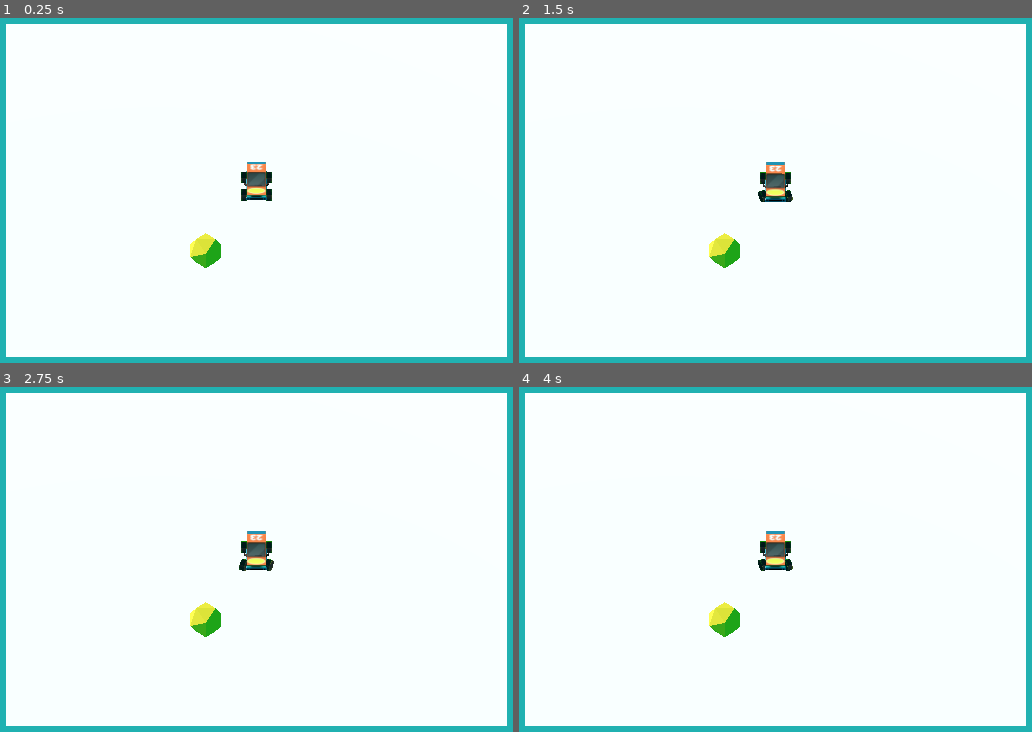
Above: before the commit, frames 1-4 (two rows, left to right).
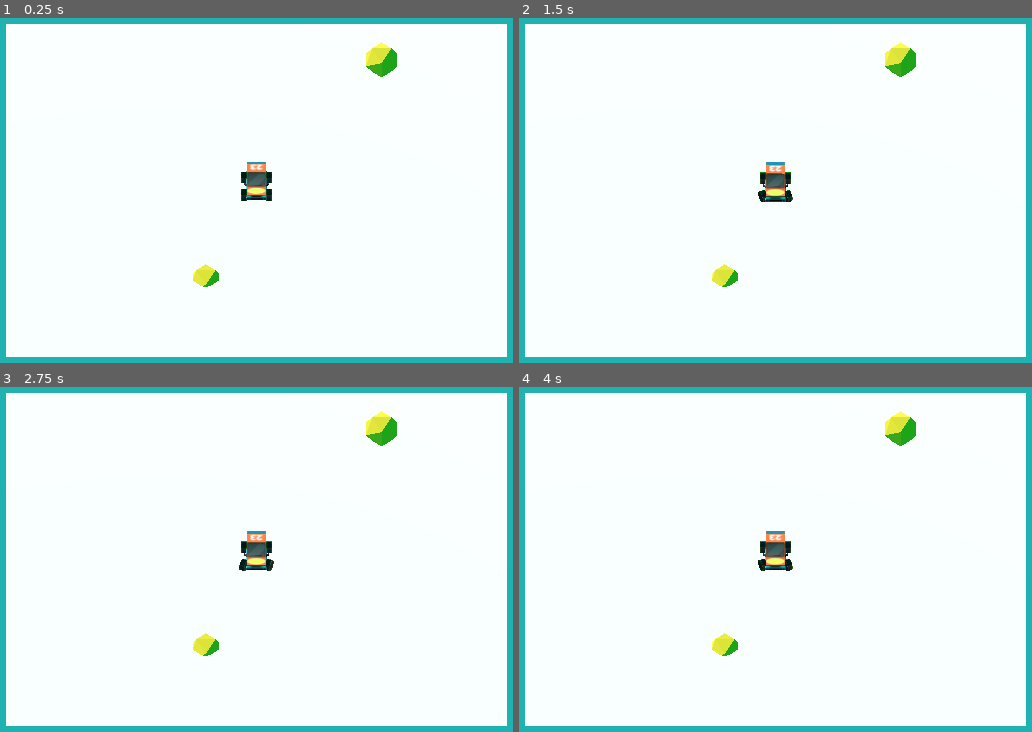
Above: after the commit, the same moments.

Repository: DaniMaccari/Car-Playground
Game: Godot game, scene res://Scenes/Main.tscn
The game is run twice, just before and just after one commit, with the same random seed, the same clock (stepped at 60 frames per second) and the same inputs. The project has no main scene, so this scene is started directly.
Inputs:
- Up to frame 1 (0.25 s): no input
- Up to frame 2 (1.5 s): tap Enter at 0.5 s; hold Right (ui_right) 0.53-1.28 s; tap Space at 1.25 s; hold Left (ui_left) from 1.28 s (still down)
- Up to frame 3 (2.75 s): tap Enter at 2 s; release Left (ui_left) at 2.03 s; hold Right (ui_right) from 2.03 s (still down)
- Up to frame 4 (4 s): tap Space at 2.75 s; tap Enter at 3.5 s; release Right (ui_right) at 3.53 s; hold Left (ui_left) from 3.53 s (still down)

The runs differ from the first frame. In frame 1, 1.1% of the frame differs, in the area x 37-78%, y 6-78%; in frame 2, 1.1%; in frame 3, 1.1%; in frame 4, 1.1%.

Commit message:
car movement inprovement v1

Diff:
--- a/Scenes/Collectable_object.tscn
+++ b/Scenes/Collectable_object.tscn
@@ -44,7 +44,7 @@
 shadow_mesh = SubResource("ArrayMesh_sphfr")
 
 [sub_resource type="SphereShape3D" id="SphereShape3D_p3xh3"]
-radius = 2.35599
+radius = 1.5613
 
 [node name="CollectableObject" type="Node3D"]
 transform = Transform3D(1, 0, 0, 0, 1, 0, 0, 0, 1, 0, 3.35523, 0)
@@ -58,10 +58,10 @@
 
 [node name="BlobShadow" type="Decal" parent="Turnip/leaves_5"]
 transform = Transform3D(1, 0, 0, 0, 1, 0, 0, 0, 1, 0, -1.00333, 0.131746)
-size = Vector3(4, 3, 4)
+size = Vector3(6, 3, 6)
 texture_albedo = ExtResource("2_bgi5k")
 cull_mask = 1048573
 
 [node name="CollisionShape3D" type="CollisionShape3D" parent="Turnip"]
-transform = Transform3D(1, 0, 0, 0, 1, 0, 0, 0, 1, 0, -0.394102, 0)
+transform = Transform3D(1, 0, 0, 0, 1, 0, 0, 0, 1, 0, -0.0709448, 0)
 shape = SubResource("SphereShape3D_p3xh3")
--- a/Scenes/Main.tscn
+++ b/Scenes/Main.tscn
@@ -54,4 +54,7 @@
 size = 43.0479
 
 [node name="CollectableObject" parent="." instance=ExtResource("2_1pi0d")]
-transform = Transform3D(1, 0, 0, 0, 1, 0, 0, 0, 1, -4.86257, 3.35001, 12.4467)
+transform = Transform3D(1, 0, 0, 0, 1, 0, 0, 0, 1, -4.86257, -0.64999, 12.4467)
+
+[node name="CollectableObject2" parent="." instance=ExtResource("2_1pi0d")]
+transform = Transform3D(1, 0, 0, 0, 1, 0, 0, 0, 1, 12, 3.35523, -15)
--- a/Scripts/vehicle_movement.gd
+++ b/Scripts/vehicle_movement.gd
@@ -1,10 +1,31 @@
 extends VehicleBody3D
 
-
+const STEER_SPEED : float = 1.5
+const STEER_LIMIT : float = 0.4
 @export var MAX_STEER : float = 0.9
 @export var ENGINE_POWER : float = 300
 const BRAKE_STRENGTH : float = 2.0
 
+var previous_speed := linear_velocity.length()
+var _steer_target := 0.0
+
 func _physics_process(delta: float) -> void:
 	steering = move_toward(steering, Input.get_axis("ui_right", "ui_left") * MAX_STEER, delta * 10)
 	engine_force = Input.get_axis("ui_decel", "ui_accel") * ENGINE_POWER
+
+	var actual_lin_vel := linear_velocity.length()
+
+	if abs(actual_lin_vel - previous_speed) > 3.0:
+
+		# Sudden velocity change, likely due to a collision. Play an impact sound to give audible feedback,
+		# and vibrate for haptic feedback.
+		print("collision")
+		Input.vibrate_handheld(100)
+		for joypad in Input.get_connected_joypads():
+			Input.start_joy_vibration(joypad, 0.0, 0.5, 0.1)
+
+	if abs(actual_lin_vel - previous_speed) > 1.0: # For softer bumps
+		for joypad in Input.get_connected_joypads():
+			Input.start_joy_vibration(joypad, 0.5, 0.0, 0.1)
+
+	previous_speed = actual_lin_vel
